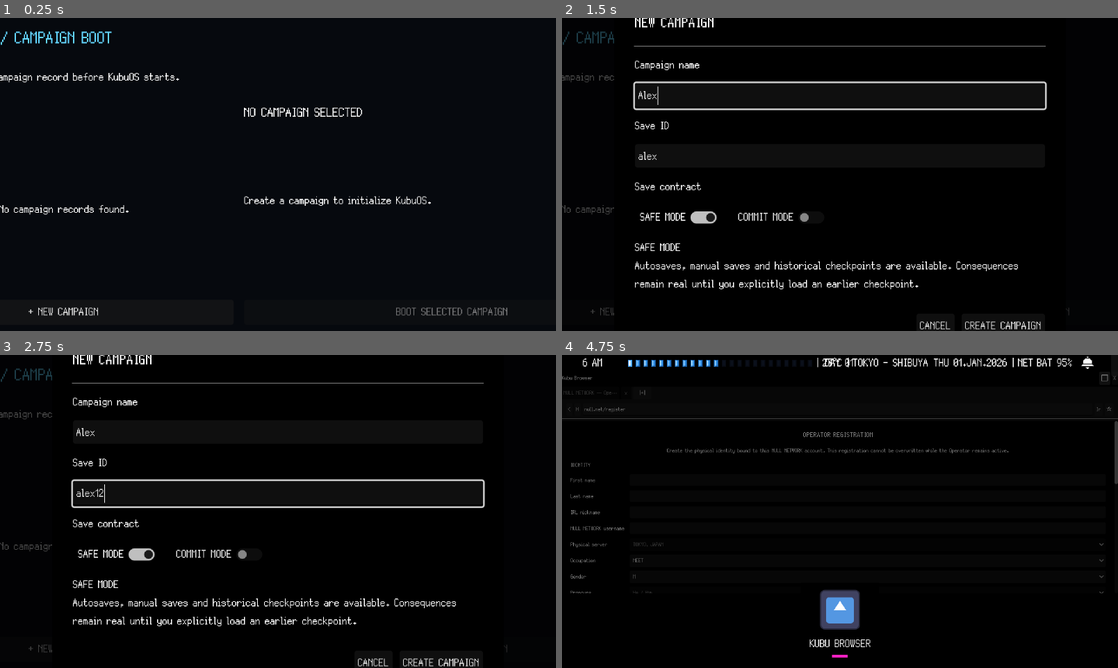
Above: before the commit, frames 1-4 (two rows, left to right).
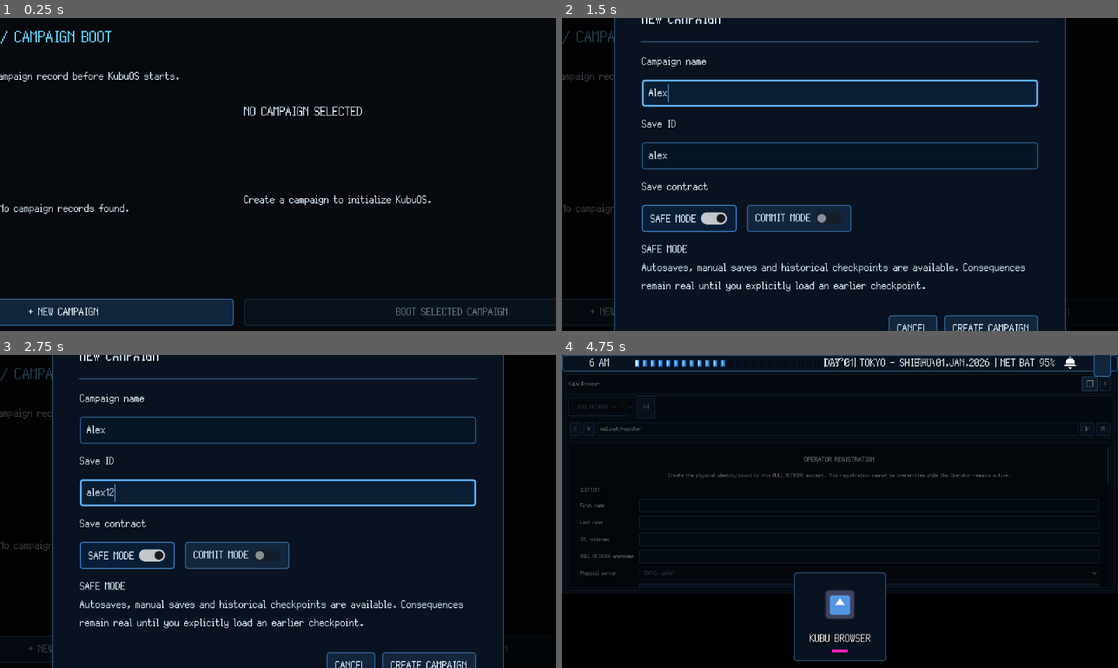
Above: after the commit, the same moments.

Repository: GYU-GAZE/NULL-NETWORK
Game: Godot game, scene res://core/bootstrap/bootstrap.tscn
Two runs of this game, one before a commit and one after it. Both use one fixed random seed, a clock stepped at 60 frames per second and the inputs below. The engine's default icon, where the game draws it, is replaced by a stand-in: a white triangle on a blue panel in a dark square.
Inputs (mouse positions are in pixels of both pictures, inside the frame that each line leads up to):
- Up to frame 1 (0.25 s): no input
- Up to frame 2 (1.5 s): click "+ NEW CAMPAIGN" at 0.5 s; click (840, 96) at 1.27 s; type "Alex" at 1.35 s
- Up to frame 3 (2.75 s): click (278, 492) at 1.5 s; type "12" at 1.58 s; click "+ NEW CAMPAIGN" at 2 s
- Up to frame 4 (4.75 s): click "CREATE CAMPAIGN" at 2.75 s; click "Debug: Passar tempo" at 3.5 s; click "□" at 4.25 s

The runs differ from the first frame. In frame 1, 5.5% of the frame differs, in the area x 0-100%, y 4-99%; in frame 2, 75%; in frame 3, 75%, in the area x 0-91%, y 0-100%; in frame 4, 17%.

Commit message:
style(ui): add navy placeholder theme with visible controls

Diff:
--- a/data/assets/themes/kubuOS.tres
+++ b/data/assets/themes/kubuOS.tres
@@ -1,12 +1,346 @@
-[gd_resource type="Theme" format=3 uid="uid://b7gxuuxwdgv0u"]
-
-[ext_resource type="FontVariation" uid="uid://dbfkky14b821p" path="res://data/assets/fonts/silver_ui_font.tres" id="1_h7hsa"]
-
-[sub_resource type="StyleBoxFlat" id="StyleBoxFlat_gm8xv"]
-bg_color = Color(0, 0, 0, 1)
+[gd_resource type="Theme" load_steps=17 format=3 uid="uid://b7gxuuxwdgv0u"]
+
+[ext_resource type="FontVariation" uid="uid://dbfkky14b821p" path="res://data/assets/fonts/silver_ui_font.tres" id="1_font"]
+
+[sub_resource type="StyleBoxFlat" id="StylePanel"]
+content_margin_left = 8.0
+content_margin_top = 6.0
+content_margin_right = 8.0
+content_margin_bottom = 6.0
+bg_color = Color(0.035, 0.073, 0.125, 1)
+border_width_left = 1
+border_width_top = 1
+border_width_right = 1
+border_width_bottom = 1
+border_color = Color(0.176, 0.345, 0.514, 1)
+corner_radius_top_left = 3
+corner_radius_top_right = 3
+corner_radius_bottom_right = 3
+corner_radius_bottom_left = 3
+
+[sub_resource type="StyleBoxFlat" id="StylePanelAlt"]
+content_margin_left = 8.0
+content_margin_top = 6.0
+content_margin_right = 8.0
+content_margin_bottom = 6.0
+bg_color = Color(0.047, 0.102, 0.173, 1)
+border_width_left = 1
+border_width_top = 1
+border_width_right = 1
+border_width_bottom = 1
+border_color = Color(0.204, 0.416, 0.627, 1)
+corner_radius_top_left = 3
+corner_radius_top_right = 3
+corner_radius_bottom_right = 3
+corner_radius_bottom_left = 3
+
+[sub_resource type="StyleBoxFlat" id="StylePanelDark"]
+content_margin_left = 6.0
+content_margin_top = 5.0
+content_margin_right = 6.0
+content_margin_bottom = 5.0
+bg_color = Color(0.024, 0.052, 0.094, 1)
+border_width_left = 1
+border_width_top = 1
+border_width_right = 1
+border_width_bottom = 1
+border_color = Color(0.125, 0.255, 0.392, 1)
+corner_radius_top_left = 2
+corner_radius_top_right = 2
+corner_radius_bottom_right = 2
+corner_radius_bottom_left = 2
+
+[sub_resource type="StyleBoxFlat" id="StyleButtonNormal"]
+content_margin_left = 10.0
+content_margin_top = 5.0
+content_margin_right = 10.0
+content_margin_bottom = 5.0
+bg_color = Color(0.067, 0.145, 0.235, 1)
+border_width_left = 1
+border_width_top = 1
+border_width_right = 1
+border_width_bottom = 1
+border_color = Color(0.216, 0.443, 0.667, 1)
+corner_radius_top_left = 3
+corner_radius_top_right = 3
+corner_radius_bottom_right = 3
+corner_radius_bottom_left = 3
+
+[sub_resource type="StyleBoxFlat" id="StyleButtonHover"]
+content_margin_left = 10.0
+content_margin_top = 5.0
+content_margin_right = 10.0
+content_margin_bottom = 5.0
+bg_color = Color(0.094, 0.224, 0.353, 1)
+border_width_left = 1
+border_width_top = 1
+border_width_right = 1
+border_width_bottom = 1
+border_color = Color(0.392, 0.718, 1, 1)
+corner_radius_top_left = 3
+corner_radius_top_right = 3
+corner_radius_bottom_right = 3
+corner_radius_bottom_left = 3
+
+[sub_resource type="StyleBoxFlat" id="StyleButtonPressed"]
+content_margin_left = 10.0
+content_margin_top = 6.0
+content_margin_right = 10.0
+content_margin_bottom = 4.0
+bg_color = Color(0.035, 0.118, 0.212, 1)
+border_width_left = 1
+border_width_top = 1
+border_width_right = 1
+border_width_bottom = 1
+border_color = Color(0.275, 0.588, 0.902, 1)
+corner_radius_top_left = 3
+corner_radius_top_right = 3
+corner_radius_bottom_right = 3
+corner_radius_bottom_left = 3
+
+[sub_resource type="StyleBoxFlat" id="StyleButtonDisabled"]
+content_margin_left = 10.0
+content_margin_top = 5.0
+content_margin_right = 10.0
+content_margin_bottom = 5.0
+bg_color = Color(0.035, 0.067, 0.11, 1)
+border_width_left = 1
+border_width_top = 1
+border_width_right = 1
+border_width_bottom = 1
+border_color = Color(0.102, 0.18, 0.263, 1)
+corner_radius_top_left = 3
+corner_radius_top_right = 3
+corner_radius_bottom_right = 3
+corner_radius_bottom_left = 3
+
+[sub_resource type="StyleBoxFlat" id="StyleFocus"]
+content_margin_left = 2.0
+content_margin_top = 2.0
+content_margin_right = 2.0
+content_margin_bottom = 2.0
+bg_color = Color(0, 0, 0, 0)
+border_width_left = 2
+border_width_top = 2
+border_width_right = 2
+border_width_bottom = 2
+border_color = Color(0.392, 0.718, 1, 0.9)
+corner_radius_top_left = 3
+corner_radius_top_right = 3
+corner_radius_bottom_right = 3
+corner_radius_bottom_left = 3
+
+[sub_resource type="StyleBoxFlat" id="StyleField"]
+content_margin_left = 8.0
+content_margin_top = 5.0
+content_margin_right = 8.0
+content_margin_bottom = 5.0
+bg_color = Color(0.025, 0.082, 0.145, 1)
+border_width_left = 1
+border_width_top = 1
+border_width_right = 1
+border_width_bottom = 1
+border_color = Color(0.18, 0.404, 0.62, 1)
+corner_radius_top_left = 3
+corner_radius_top_right = 3
+corner_radius_bottom_right = 3
+corner_radius_bottom_left = 3
+
+[sub_resource type="StyleBoxFlat" id="StyleFieldFocus"]
+content_margin_left = 8.0
+content_margin_top = 5.0
+content_margin_right = 8.0
+content_margin_bottom = 5.0
+bg_color = Color(0.035, 0.118, 0.2, 1)
+border_width_left = 2
+border_width_top = 2
+border_width_right = 2
+border_width_bottom = 2
+border_color = Color(0.392, 0.718, 1, 1)
+corner_radius_top_left = 3
+corner_radius_top_right = 3
+corner_radius_bottom_right = 3
+corner_radius_bottom_left = 3
+
+[sub_resource type="StyleBoxFlat" id="StyleFieldReadOnly"]
+content_margin_left = 8.0
+content_margin_top = 5.0
+content_margin_right = 8.0
+content_margin_bottom = 5.0
+bg_color = Color(0.028, 0.052, 0.086, 1)
+border_width_left = 1
+border_width_top = 1
+border_width_right = 1
+border_width_bottom = 1
+border_color = Color(0.094, 0.176, 0.259, 1)
+corner_radius_top_left = 3
+corner_radius_top_right = 3
+corner_radius_bottom_right = 3
+corner_radius_bottom_left = 3
+
+[sub_resource type="StyleBoxFlat" id="StyleSelected"]
+content_margin_left = 6.0
+content_margin_top = 4.0
+content_margin_right = 6.0
+content_margin_bottom = 4.0
+bg_color = Color(0.09, 0.26, 0.42, 1)
+border_width_left = 1
+border_width_top = 1
+border_width_right = 1
+border_width_bottom = 1
+border_color = Color(0.392, 0.718, 1, 1)
+corner_radius_top_left = 2
+corner_radius_top_right = 2
+corner_radius_bottom_right = 2
+corner_radius_bottom_left = 2
+
+[sub_resource type="StyleBoxFlat" id="StyleScrollTrack"]
+bg_color = Color(0.02, 0.043, 0.075, 1)
+border_width_left = 1
+border_width_top = 1
+border_width_right = 1
+border_width_bottom = 1
+border_color = Color(0.102, 0.2, 0.302, 1)
+corner_radius_top_left = 3
+corner_radius_top_right = 3
+corner_radius_bottom_right = 3
+corner_radius_bottom_left = 3
+
+[sub_resource type="StyleBoxFlat" id="StyleScrollGrabber"]
+bg_color = Color(0.15, 0.34, 0.52, 1)
+corner_radius_top_left = 3
+corner_radius_top_right = 3
+corner_radius_bottom_right = 3
+corner_radius_bottom_left = 3
+
+[sub_resource type="StyleBoxFlat" id="StyleScrollGrabberHover"]
+bg_color = Color(0.22, 0.52, 0.76, 1)
+corner_radius_top_left = 3
+corner_radius_top_right = 3
+corner_radius_bottom_right = 3
+corner_radius_bottom_left = 3
+
+[sub_resource type="StyleBoxLine" id="StyleSeparator"]
+color = Color(0.176, 0.345, 0.514, 1)
+thickness = 1
 
 [resource]
 default_base_scale = 1.0
-default_font = ExtResource("1_h7hsa")
+default_font = ExtResource("1_font")
 default_font_size = 19
-PanelContainer/styles/panel = SubResource("StyleBoxFlat_gm8xv")
+
+Label/colors/font_color = Color(0.855, 0.929, 1, 1)
+Label/colors/font_shadow_color = Color(0, 0, 0, 0.65)
+RichTextLabel/colors/default_color = Color(0.855, 0.929, 1, 1)
+RichTextLabel/colors/font_selected_color = Color(1, 1, 1, 1)
+RichTextLabel/colors/font_outline_color = Color(0, 0, 0, 0.65)
+LinkButton/colors/font_color = Color(0.392, 0.718, 1, 1)
+LinkButton/colors/font_hover_color = Color(0.62, 0.84, 1, 1)
+LinkButton/colors/font_pressed_color = Color(0.275, 0.588, 0.902, 1)
+
+Panel/styles/panel = SubResource("StylePanel")
+PanelContainer/styles/panel = SubResource("StylePanel")
+PopupPanel/styles/panel = SubResource("StylePanelAlt")
+TooltipPanel/styles/panel = SubResource("StylePanelAlt")
+ScrollContainer/styles/panel = SubResource("StylePanelDark")
+
+Button/colors/font_color = Color(0.91, 0.961, 1, 1)
+Button/colors/font_hover_color = Color(1, 1, 1, 1)
+Button/colors/font_pressed_color = Color(0.83, 0.925, 1, 1)
+Button/colors/font_focus_color = Color(1, 1, 1, 1)
+Button/colors/font_disabled_color = Color(0.39, 0.48, 0.57, 1)
+Button/styles/normal = SubResource("StyleButtonNormal")
+Button/styles/hover = SubResource("StyleButtonHover")
+Button/styles/pressed = SubResource("StyleButtonPressed")
+Button/styles/disabled = SubResource("StyleButtonDisabled")
+Button/styles/focus = SubResource("StyleFocus")
+
+OptionButton/colors/font_color = Color(0.91, 0.961, 1, 1)
+OptionButton/colors/font_hover_color = Color(1, 1, 1, 1)
+OptionButton/colors/font_pressed_color = Color(0.83, 0.925, 1, 1)
+OptionButton/colors/font_focus_color = Color(1, 1, 1, 1)
+OptionButton/colors/font_disabled_color = Color(0.39, 0.48, 0.57, 1)
+OptionButton/styles/normal = SubResource("StyleButtonNormal")
+OptionButton/styles/hover = SubResource("StyleButtonHover")
+OptionButton/styles/pressed = SubResource("StyleButtonPressed")
+OptionButton/styles/disabled = SubResource("StyleButtonDisabled")
+OptionButton/styles/focus = SubResource("StyleFocus")
+
+MenuButton/colors/font_color = Color(0.91, 0.961, 1, 1)
+MenuButton/colors/font_hover_color = Color(1, 1, 1, 1)
+MenuButton/colors/font_pressed_color = Color(0.83, 0.925, 1, 1)
+MenuButton/styles/normal = SubResource("StyleButtonNormal")
+MenuButton/styles/hover = SubResource("StyleButtonHover")
+MenuButton/styles/pressed = SubResource("StyleButtonPressed")
+MenuButton/styles/disabled = SubResource("StyleButtonDisabled")
+MenuButton/styles/focus = SubResource("StyleFocus")
+
+LineEdit/colors/font_color = Color(0.91, 0.961, 1, 1)
+LineEdit/colors/font_placeholder_color = Color(0.45, 0.58, 0.69, 1)
+LineEdit/colors/font_uneditable_color = Color(0.48, 0.57, 0.65, 1)
+LineEdit/colors/caret_color = Color(0.392, 0.718, 1, 1)
+LineEdit/colors/selection_color = Color(0.11, 0.36, 0.57, 1)
+LineEdit/styles/normal = SubResource("StyleField")
+LineEdit/styles/focus = SubResource("StyleFieldFocus")
+LineEdit/styles/read_only = SubResource("StyleFieldReadOnly")
+
+TextEdit/colors/font_color = Color(0.91, 0.961, 1, 1)
+TextEdit/colors/font_placeholder_color = Color(0.45, 0.58, 0.69, 1)
+TextEdit/colors/font_readonly_color = Color(0.48, 0.57, 0.65, 1)
+TextEdit/colors/caret_color = Color(0.392, 0.718, 1, 1)
+TextEdit/colors/selection_color = Color(0.11, 0.36, 0.57, 1)
+TextEdit/styles/normal = SubResource("StyleField")
+TextEdit/styles/focus = SubResource("StyleFieldFocus")
+TextEdit/styles/read_only = SubResource("StyleFieldReadOnly")
+
+CheckBox/colors/font_color = Color(0.855, 0.929, 1, 1)
+CheckBox/colors/font_hover_color = Color(1, 1, 1, 1)
+CheckBox/colors/font_pressed_color = Color(0.83, 0.925, 1, 1)
+CheckBox/colors/font_disabled_color = Color(0.39, 0.48, 0.57, 1)
+CheckButton/colors/font_color = Color(0.855, 0.929, 1, 1)
+CheckButton/colors/font_hover_color = Color(1, 1, 1, 1)
+CheckButton/colors/font_pressed_color = Color(0.83, 0.925, 1, 1)
+CheckButton/colors/font_disabled_color = Color(0.39, 0.48, 0.57, 1)
+
+ItemList/colors/font_color = Color(0.855, 0.929, 1, 1)
+ItemList/colors/font_selected_color = Color(1, 1, 1, 1)
+ItemList/styles/panel = SubResource("StylePanelDark")
+ItemList/styles/focus = SubResource("StyleFocus")
+ItemList/styles/selected = SubResource("StyleSelected")
+ItemList/styles/selected_focus = SubResource("StyleSelected")
+ItemList/styles/cursor = SubResource("StyleFocus")
+ItemList/styles/cursor_unfocused = SubResource("StyleFocus")
+
+Tree/colors/font_color = Color(0.855, 0.929, 1, 1)
+Tree/colors/font_selected_color = Color(1, 1, 1, 1)
+Tree/styles/panel = SubResource("StylePanelDark")
+Tree/styles/focus = SubResource("StyleFocus")
+Tree/styles/selected = SubResource("StyleSelected")
+Tree/styles/selected_focus = SubResource("StyleSelected")
+Tree/styles/cursor = SubResource("StyleFocus")
+Tree/styles/cursor_unfocused = SubResource("StyleFocus")
+
+PopupMenu/colors/font_color = Color(0.855, 0.929, 1, 1)
+PopupMenu/colors/font_hover_color = Color(1, 1, 1, 1)
+PopupMenu/colors/font_disabled_color = Color(0.39, 0.48, 0.57, 1)
+PopupMenu/styles/panel = SubResource("StylePanelAlt")
+PopupMenu/styles/hover = SubResource("StyleSelected")
+PopupMenu/styles/separator = SubResource("StyleSeparator")
+
+VScrollBar/styles/scroll = SubResource("StyleScrollTrack")
+VScrollBar/styles/scroll_focus = SubResource("StyleScrollTrack")
+VScrollBar/styles/grabber = SubResource("StyleScrollGrabber")
+VScrollBar/styles/grabber_highlight = SubResource("StyleScrollGrabberHover")
+VScrollBar/styles/grabber_pressed = SubResource("StyleScrollGrabberHover")
+HScrollBar/styles/scroll = SubResource("StyleScrollTrack")
+HScrollBar/styles/scroll_focus = SubResource("StyleScrollTrack")
+HScrollBar/styles/grabber = SubResource("StyleScrollGrabber")
+HScrollBar/styles/grabber_highlight = SubResource("StyleScrollGrabberHover")
+HScrollBar/styles/grabber_pressed = SubResource("StyleScrollGrabberHover")
+
+HSeparator/styles/separator = SubResource("StyleSeparator")
+VSeparator/styles/separator = SubResource("StyleSeparator")
+ProgressBar/styles/background = SubResource("StylePanelDark")
+ProgressBar/styles/fill = SubResource("StyleSelected")
+
+TooltipLabel/colors/font_color = Color(0.91, 0.961, 1, 1)
